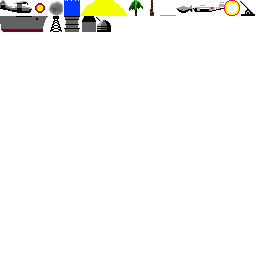
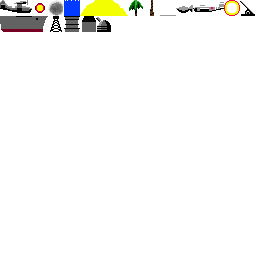
Revision of a layered 256×256 image; what changed, layer by layer:
painted on "tiles.png" over [0, 0, 254, 30]
